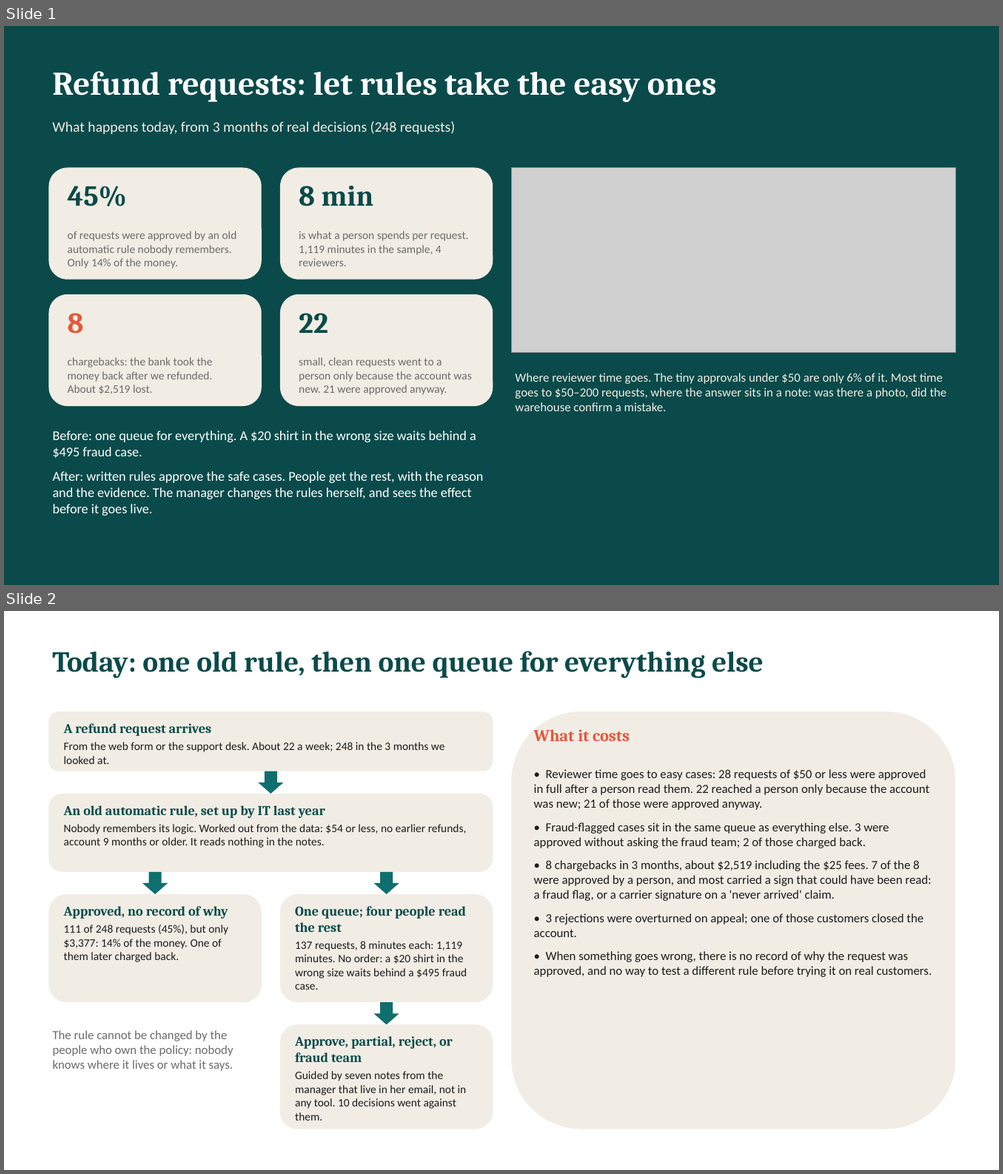
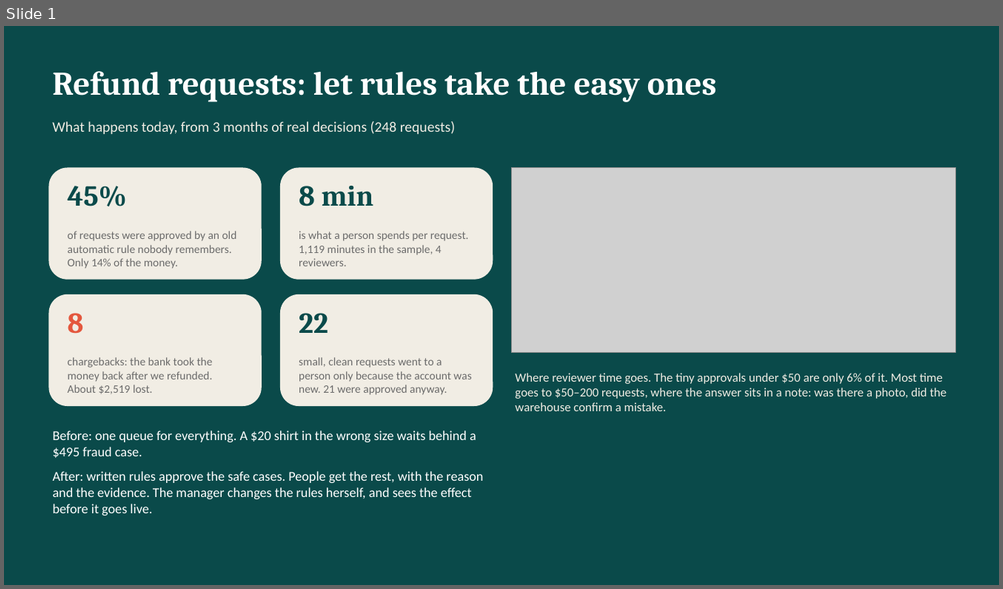
Before and after one commit to ormeiri444/refund-agent, a slide deck: docs/presentation.pptx. Shown one above the other, each under a label of ours: slides 1 and 2 before the commit, slide 1 after it. The pictures are 1003x1174 and 1003x589 pixels, drawn with LibreOffice and Linux fonts; fonts in the diff are those of the drawing; grey boxes stand for pictures. Boxes give left, top, right and bottom in pixels: in the first picture for what was removed or moved away, otherwise in the second. Text is boxed around its words. In the diff, an @@ line names an element or a change of style, - is before the commit and + after.

```diff
--- a/docs/presentation.pptx
+++ b/docs/presentation.pptx
@@ slide 2 removed at (x1=4, y1=611, x2=999, y2=1170), background #FFFFFF @@
@@ text removed at (x1=52, y1=651, x2=763, y2=678) @@
-Today: one old rule, then one queue for everything else
@@ rounded rectangle removed at (x1=48, y1=712, x2=492, y2=772) @@
@@ rounded rectangle removed at (x1=512, y1=712, x2=956, y2=1130) @@
@@ text removed at (x1=64, y1=723, x2=445, y2=764) @@
-A refund request arrives
-From the web form or the support desk. About 22 a week; 248 in the 3 months we looked at.
@@ text removed at (x1=534, y1=729, x2=629, y2=741) @@
-What it costs
@@ down arrow removed at (x1=258, y1=772, x2=283, y2=794) @@
@@ text removed at (x1=534, y1=769, x2=932, y2=977) @@
-• Reviewer time goes to easy cases: 28 requests of $50 or less were approved in full after a person read them. 22 reached a person only because the account was new; 21 of those were approved anyway.
-• Fraud-flagged cases sit in the same queue as everything else. 3 were approved without asking the fraud team; 2 of those charged back.
-• 8 chargebacks in 3 months, about $2,519 including the $25 fees. 7 of the 8 were approved by a person, and most carried a sign that could have been read: a fraud flag, or a carrier signature on a 'never arrived' claim.
-• 3 rejections were overturned on appeal; one of those customers closed the account.
-• When something goes wrong, there is no record of why the request was approved, and no way to test a different rule before trying it on real customers.
@@ rounded rectangle removed at (x1=48, y1=794, x2=492, y2=872) @@
@@ text removed at (x1=64, y1=806, x2=466, y2=848) @@
-An old automatic rule, set up by IT last year
-Nobody remembers its logic. Worked out from the data: $54 or less, no earlier refunds, account 9 months or older. It reads nothing in the notes.
@@ down arrow removed at (x1=142, y1=872, x2=168, y2=894) @@
@@ down arrow removed at (x1=374, y1=872, x2=399, y2=894) @@
@@ rounded rectangle removed at (x1=48, y1=894, x2=262, y2=1002) @@
@@ rounded rectangle removed at (x1=280, y1=894, x2=492, y2=1002) @@
@@ text removed at (x1=64, y1=906, x2=228, y2=963) @@
-Approved, no record of why
-111 of 248 requests (45%), but only $3,377: 14% of the money. One of them later charged back.
@@ text removed at (x1=295, y1=906, x2=466, y2=990) @@
-One queue; four people read the rest
-137 requests, 8 minutes each: 1,119 minutes. No order: a $20 shirt in the wrong size waits behind a $495 fraud case.
@@ down arrow removed at (x1=374, y1=1002, x2=399, y2=1025) @@
@@ text removed at (x1=53, y1=1031, x2=233, y2=1071) @@
-The rule cannot be changed by the people who own the policy: nobody knows where it lives or what it says.
@@ rounded rectangle removed at (x1=280, y1=1025, x2=492, y2=1130) @@
@@ text removed at (x1=295, y1=1037, x2=466, y2=1121) @@
-Approve, partial, reject, or fraud team
-Guided by seven notes from the manager that live in her email, not in any tool. 10 decisions went against them.
```
Also in this commit, not shown: 1 slide changed, 2 slides added, 4 other slides removed, 1 other file.
